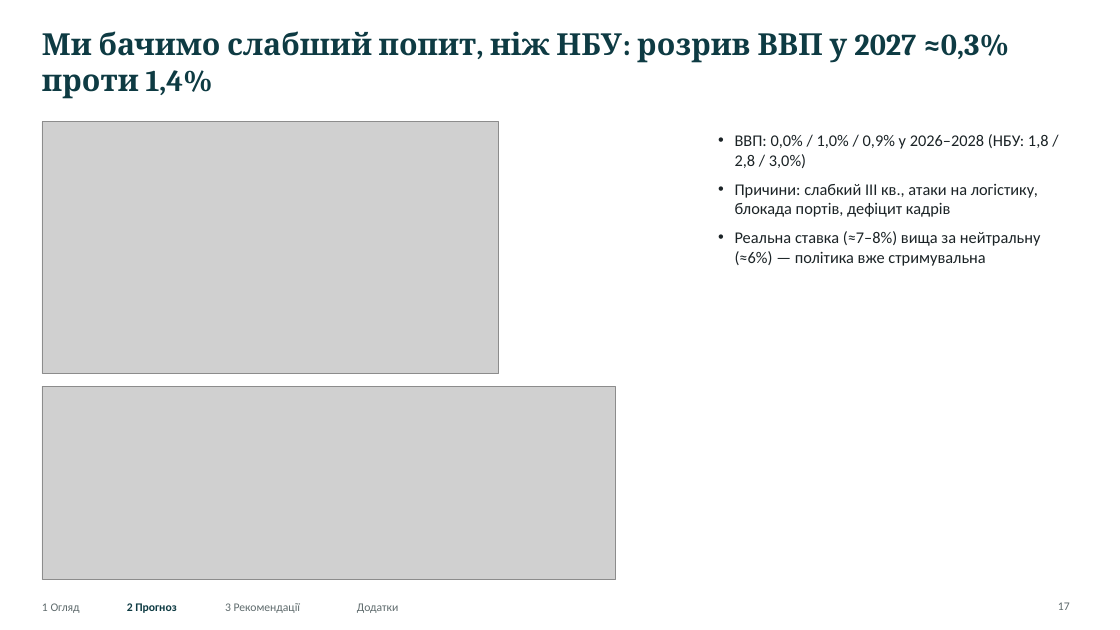
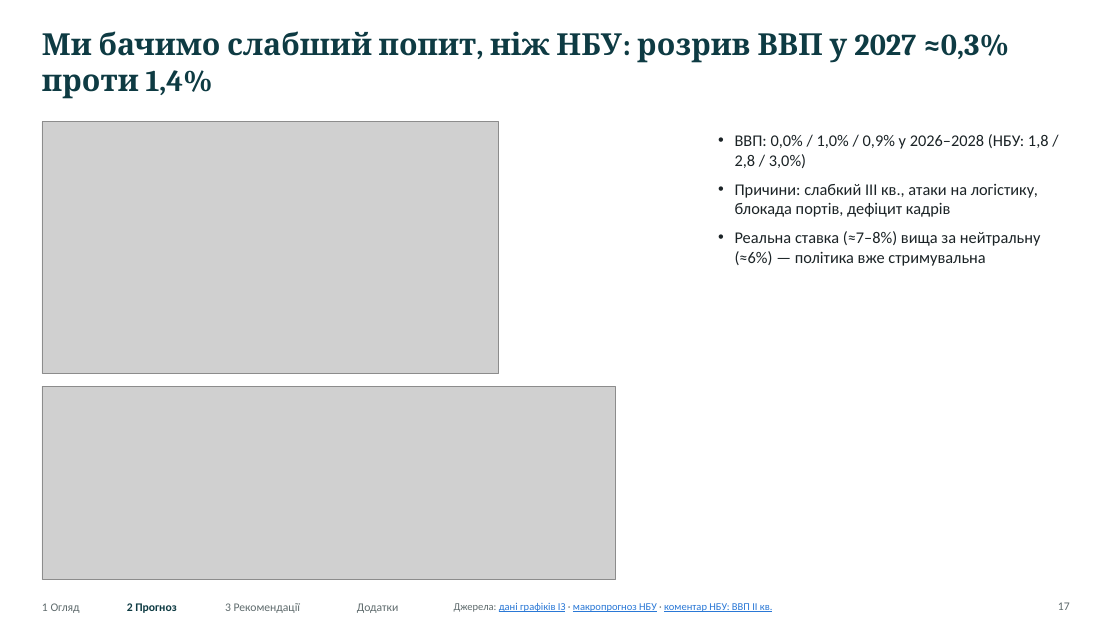
Before and after one commit to caplitt/nbu-challenge-2026, a slide deck: slide 17 of presentation/NBU_University_Challenge_2026.pptx. Drawn at 1120x630 pixels with LibreOffice and Linux fonts; fonts in the diff are those of the drawing; grey boxes stand for pictures. Boxes give left, top, right and bottom in pixels: in the first picture for what was removed or moved away, otherwise in the second. Text is boxed around its words. In the diff, an @@ line names an element or a change of style, - is before the commit and + after.

```diff
--- a/presentation/NBU_University_Challenge_2026.pptx
+++ b/presentation/NBU_University_Challenge_2026.pptx
@@ text added at (x1=454, y1=603, x2=773, y2=612), 9 pt, text #2A78D6, underline @@
+Джерела: дані графіків ІЗ · макропрогноз НБУ · коментар НБУ: ВВП II кв.
```
Also in this commit, not shown: 25 other slides changed, 13 other files.
